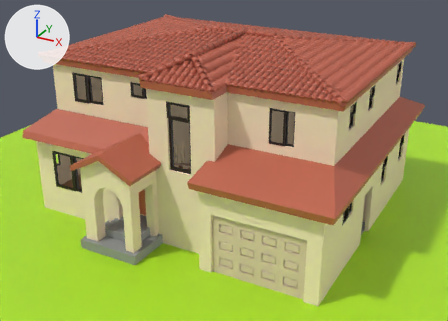
An edit to the glTF model public/models/My House.glb, drawn before and after from the same camera.
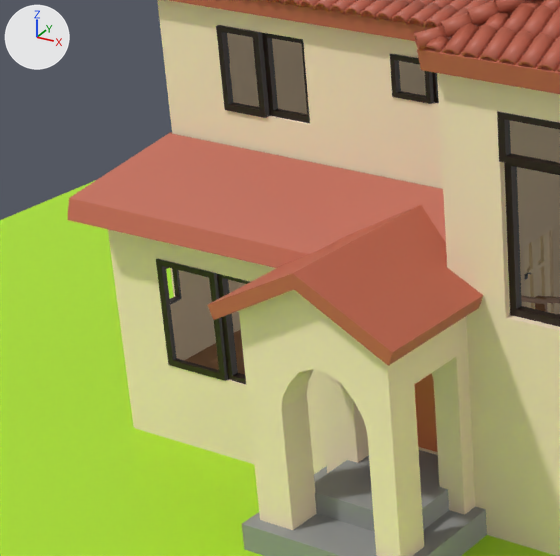
The first picture shows the older version from a camera (50 mm lens) standing at (9.51, -17.15, 10.02) and looking at (0.1, -0.03, 1.46). The close-ups show the older and then the newer version on the part from 0% to 42% of the width and 20% to 78% of the height of that picture. Only the edits that show in the close-ups are written down. The lights are fixed; the arrows at upper left show +X, +Y and +Z. Where no turn or scale is listed for an object, it has been applied to the vertices. Vertices at exactly the same position are counted once.

Objects in the first close-up: 'Frame 1', 'Frame 4', 'Frame 9', 'Front Steps', 'Ground', 'Lower Roof Base', 'Porch Roof', 'Porch Structure', 'Roof Tiles', 'Sample Roof Tile 0.004', 'Upper Roof Base', 'Walls' and 12 more.
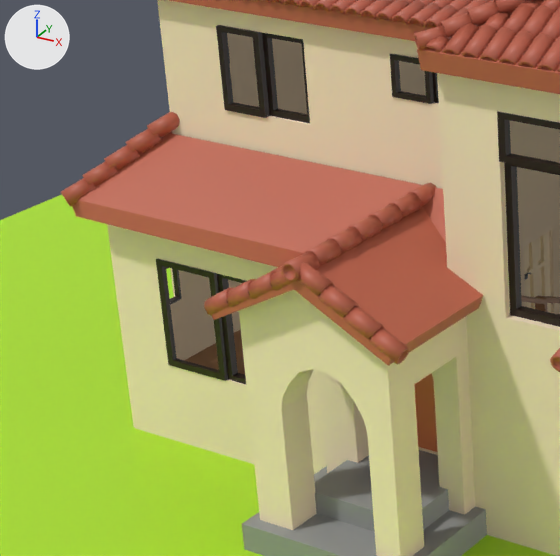
The change, as a diff of the scene's bpy script:
```diff
--- a/public/models/My House.glb.py
+++ b/public/models/My House.glb.py
@@ me_plane_005 @@
 me_plane_005.from_pydata(...)  # 40 vertices, 76 faces; spans x -5.19..5.6, y -3.94..5.9, z -0.32..0.55
 # used by ob_lower_roof_base; location = (0.0, -0.65, 2.86)
-me_plane_005.vertices[16].co = (-5.13, -3.31, -0.2)  # pixel (67, 219)
+# me_plane_005 part 1
+me_plane_005.vertices[16].co = (-5.13, -3.19, -0.2)  # pixel (76, 216)
 me_plane_005.materials.append(mat_roof_base)
@@ me_cylinder_026 @@
+me_cylinder_026.from_pydata(...)  # 240 vertices, 464 faces; spans x -0.615..0.616, y -0.09..0.09, z -0.387..0.388
+me_cylinder_026.materials.append(mat_tile_color)  # orange #ba614a
@@ me_cylinder_024 @@
+me_cylinder_024.from_pydata(...)  # 240 vertices, 464 faces; spans x -1.019..0.192, y -0.09..0.09, z -0.158..0.629
+me_cylinder_024.materials.append(mat_tile_color)  # orange #ba614a
@@ me_cylinder_023 @@
+me_cylinder_023.from_pydata(...)  # 420 vertices, 812 faces; spans x -0.09..0.09, y -0.17..2.1, z -0.1..0.16
+me_cylinder_023.materials.append(mat_tile_color)  # orange #ba614a
@@ me_cylinder_022 @@
+me_cylinder_022.from_pydata(...)  # 240 vertices, 464 faces; spans x -0.09..0.09, y -0.183..1.012, z -0.13..0.413
+me_cylinder_022.materials.append(mat_tile_color)  # orange #ba614a
@@ me_cylinder_018 @@
+me_cylinder_018.from_pydata(...)  # 300 vertices, 580 faces; spans x -0.425..0.426, y -0.609..0.61, z -0.441..0.442
+me_cylinder_018.materials.append(mat_tile_color)  # orange #ba614a
@@ ob_sample_roof_tile_008 @@
+ob_sample_roof_tile_008 = bpy.data.objects.new('Sample Roof Tile.008', me_cylinder_026)
+ob_sample_roof_tile_008.location = (-1.65, -4.96, 2.97)
@@ ob_sample_roof_tile_007 @@
+ob_sample_roof_tile_007 = bpy.data.objects.new('Sample Roof Tile.007', me_cylinder_024)
+ob_sample_roof_tile_007.location = (-0.11, -4.96, 2.74)
@@ ob_sample_roof_tile_006 @@
+ob_sample_roof_tile_006 = bpy.data.objects.new('Sample Roof Tile.006', me_cylinder_023)
+ob_sample_roof_tile_006.location = (-1.11, -4.91, 3.3)
@@ ob_sample_roof_tile_005 @@
+ob_sample_roof_tile_005 = bpy.data.objects.new('Sample Roof Tile.005', me_cylinder_022)
+ob_sample_roof_tile_005.location = (1.53, -4.5, 2.84)
@@ ob_sample_roof_tile_001 @@
+ob_sample_roof_tile_001 = bpy.data.objects.new('Sample Roof Tile.001', me_cylinder_018)
+ob_sample_roof_tile_001.location = (-4.85, -3.34, 3.22)
```

What differs and where, as boxes (x1, y1, x2, y2) in the close-ups (560 x 556 px; the box of a moved part takes in the faces that stretch with it):
'Lower Roof Base', reshaped: before (68, 132, 446, 268); after (72, 132, 446, 267)
'Sample Roof Tile.006', added (orange): after (281, 183, 437, 282)
'Sample Roof Tile.007', added (orange): after (297, 262, 410, 364)
'Sample Roof Tile.001', added (orange): after (61, 112, 180, 207)
'Sample Roof Tile.008', added (orange): after (204, 269, 296, 316)
'Sample Roof Tile.005', added: after (550, 348, 560, 372)
part 1 of me_plane_005, moved or reshaped: before (68, 198, 309, 268); after (72, 200, 304, 267)
